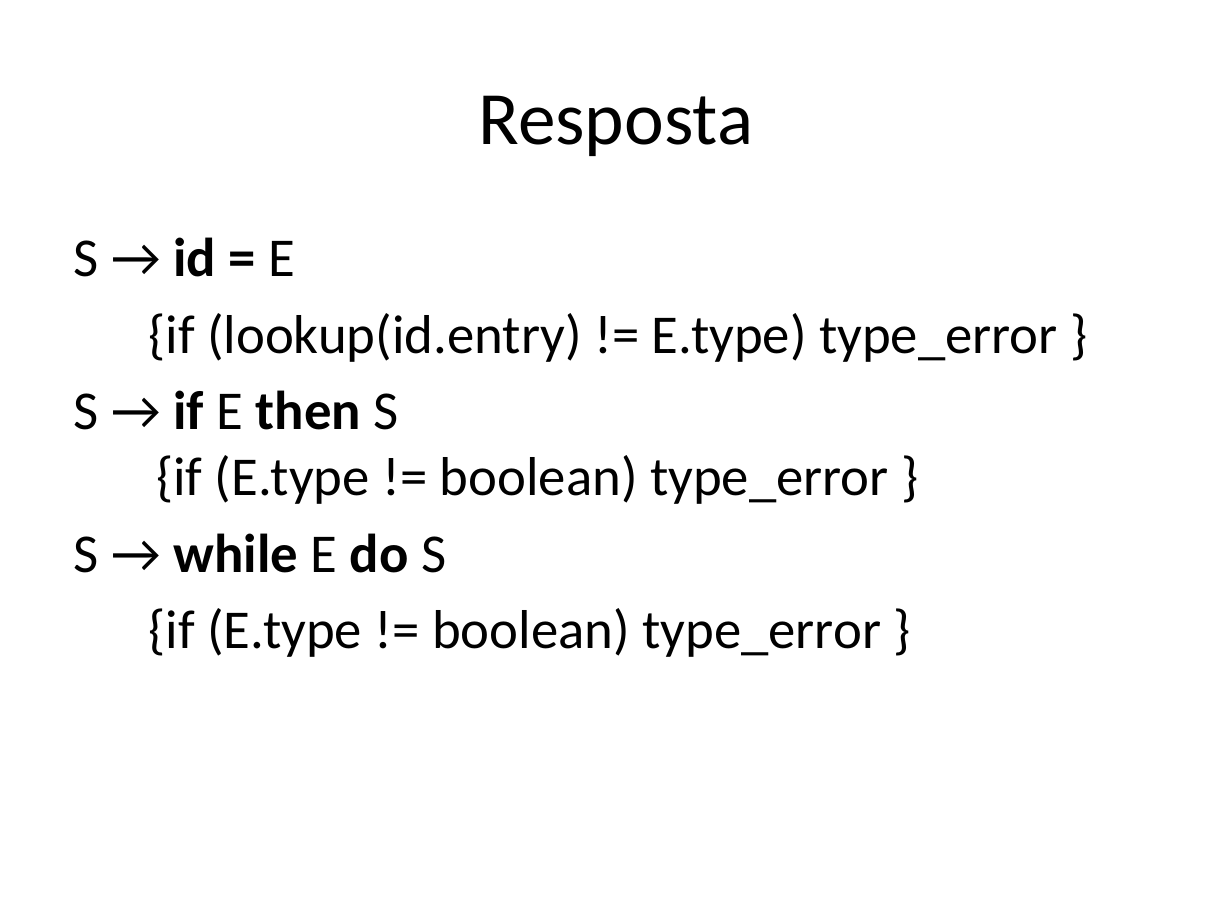
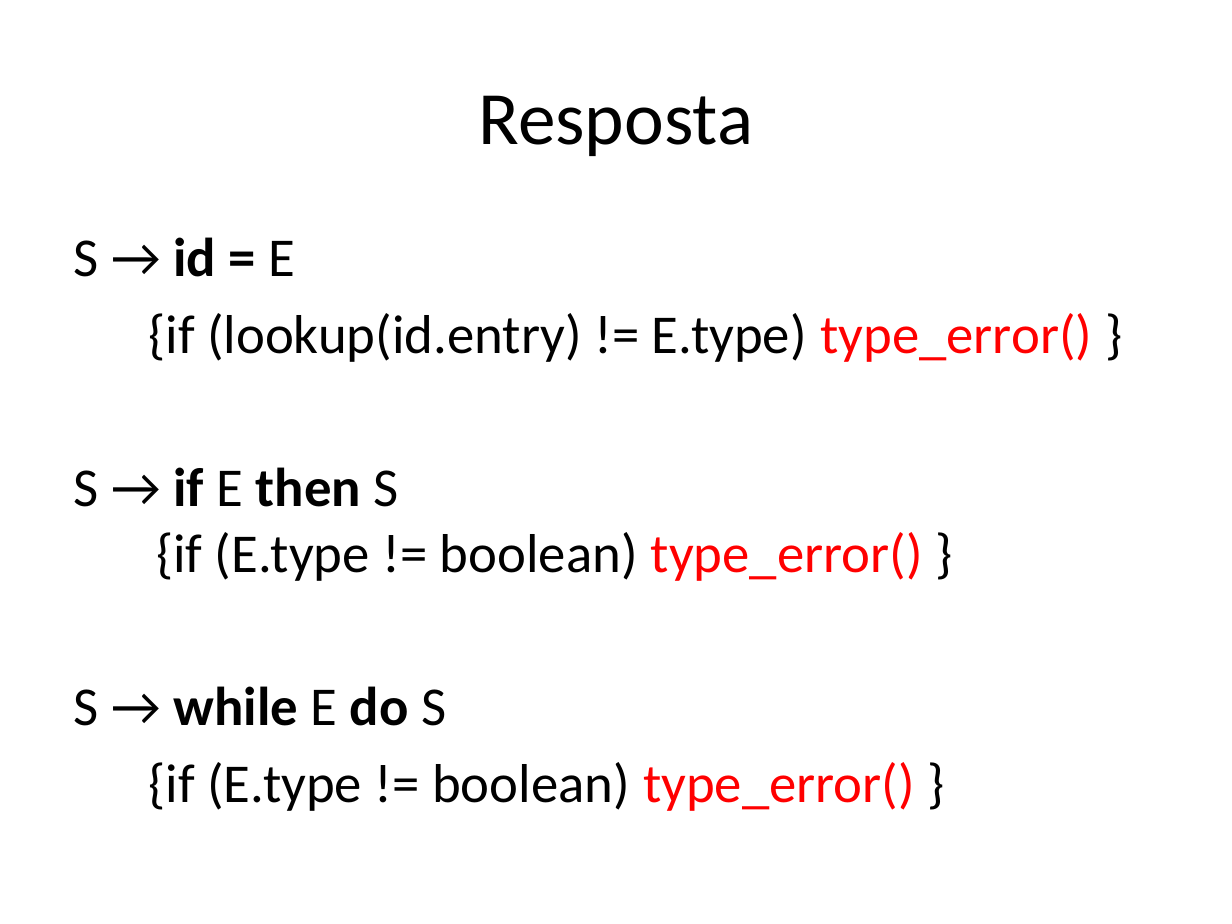
Before and after one commit to damorim/compilers-cin, a slide deck: slide 19 of slides-aulas/analise-semantica.pptx. Drawn at 1232x924 pixels with LibreOffice and Linux fonts; fonts in the diff are those of the drawing. Boxes give left, top, right and bottom in pixels: in the first picture for what was removed or moved away, otherwise in the second. Text is boxed around its words. In the diff, an @@ line names an element or a change of style, - is before the commit and + after.

```diff
--- a/slides-aulas/analise-semantica.pptx
+++ b/slides-aulas/analise-semantica.pptx
@@ text at (74, 313, 1092, 581): text changed @@
-{if (lookup(id.entry) != E.type) type_error }
-S → if E then S
-{if (E.type != boolean) type_error }
+{if (lookup(id.entry) != E.type) type_error() }
+S → if E then S
+{if (E.type != boolean) type_error() }
@@ text at (148, 762, 915, 811): text changed @@
-{if (E.type != boolean) type_error }
+{if (E.type != boolean) type_error() }
```
Also in this commit, not shown: 17 other slides changed, 1 slide added, 1 other file.
